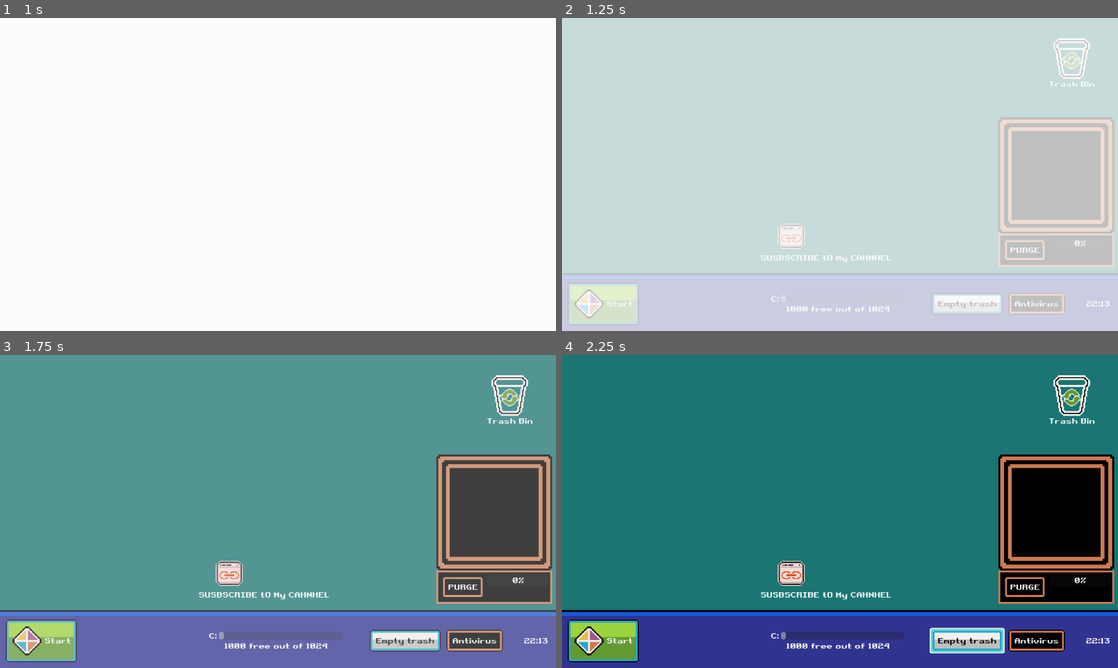
Above: before the commit, frames 1-4 (two rows, left to right).
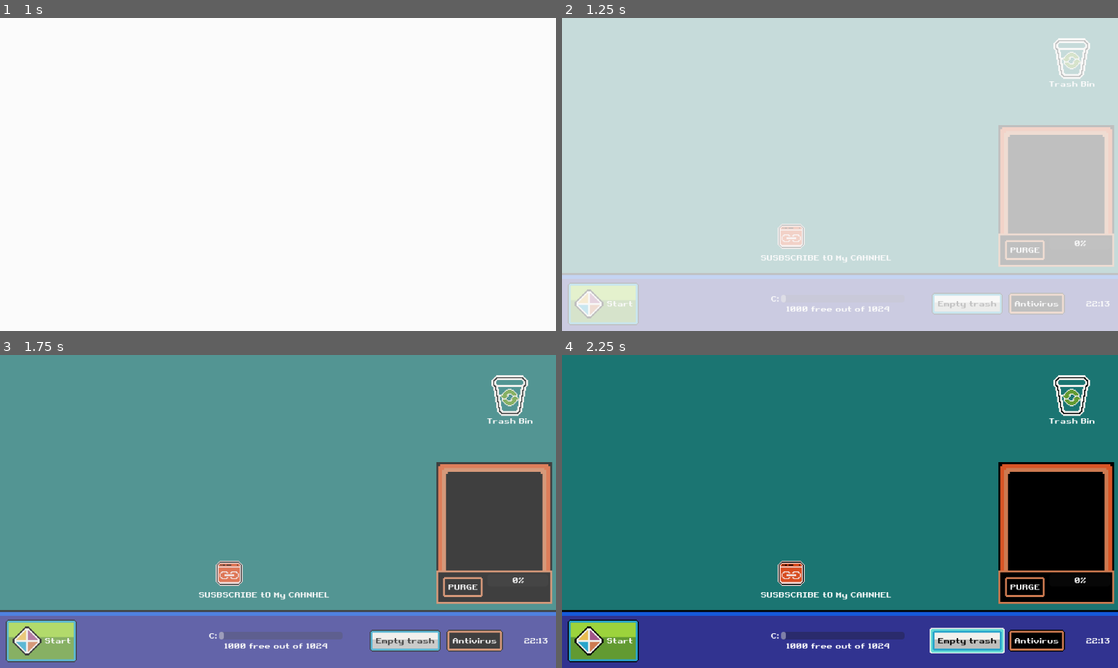
Above: after the commit, the same moments.

Repository: VileOar/ludum-dare-54
Game: Godot game, scene res://scenes/main.tscn
The game is run twice, just before and just after one commit, with the same random seed, the same clock (stepped at 60 frames per second) and the same inputs. This scene is started directly instead of the project's main scene.
Inputs:
- Up to frame 1 (1 s): click "Start" at 0.5 s
- Up to frame 2 (1.25 s): no input
- Up to frame 3 (1.75 s): click "Start" at 1.25 s
- Up to frame 4 (2.25 s): click "Empty trash" at 2 s

Frame 1 is identical in both runs. In frame 2, 2.1% of the frame differs, in the area x 39-100%, y 31-73%; in frame 3, 2.9%; in frame 4, 2.9%, in the area x 39-100%, y 31-74%.

Commit message:
refactored download file spawner

Diff:
--- a/assets/spriteframes/file_icons.tres
+++ b/assets/spriteframes/file_icons.tres
@@ -1,7 +1,19 @@
-[gd_resource type="SpriteFrames" load_steps=12 format=3 uid="uid://dbr2hhv0iya5b"]
+[gd_resource type="SpriteFrames" load_steps=15 format=3 uid="uid://dbr2hhv0iya5b"]
 
 [ext_resource type="Texture2D" uid="uid://jvf4uwwjq7gj" path="res://assets/gfx/desktop_icons/file_icons.png" id="1_xsld2"]
 [ext_resource type="Texture2D" uid="uid://cwajhyeq7c5dd" path="res://assets/gfx/desktop_icons/big_icons.png" id="2_2vluj"]
+
+[sub_resource type="AtlasTexture" id="AtlasTexture_vldyw"]
+atlas = ExtResource("1_xsld2")
+region = Rect2(0, 160, 32, 32)
+
+[sub_resource type="AtlasTexture" id="AtlasTexture_8eh7v"]
+atlas = ExtResource("1_xsld2")
+region = Rect2(0, 192, 32, 32)
+
+[sub_resource type="AtlasTexture" id="AtlasTexture_d3mjh"]
+atlas = ExtResource("1_xsld2")
+region = Rect2(0, 224, 32, 32)
 
 [sub_resource type="AtlasTexture" id="AtlasTexture_872bg"]
 atlas = ExtResource("1_xsld2")
@@ -41,6 +53,30 @@
 
 [resource]
 animations = [{
+"frames": [{
+"duration": 1.0,
+"texture": SubResource("AtlasTexture_vldyw")
+}],
+"loop": true,
+"name": &"badlink",
+"speed": 5.0
+}, {
+"frames": [{
+"duration": 1.0,
+"texture": SubResource("AtlasTexture_8eh7v")
+}],
+"loop": true,
+"name": &"code",
+"speed": 5.0
+}, {
+"frames": [{
+"duration": 1.0,
+"texture": SubResource("AtlasTexture_d3mjh")
+}],
+"loop": true,
+"name": &"download",
+"speed": 5.0
+}, {
 "frames": [{
 "duration": 1.0,
 "texture": SubResource("AtlasTexture_872bg")
--- a/assets/themes/default_theme.tres
+++ b/assets/themes/default_theme.tres
@@ -39,11 +39,10 @@
 
 [sub_resource type="StyleBoxTexture" id="StyleBoxTexture_4ibde"]
 texture = ExtResource("1_xv5vh")
-texture_margin_left = 32.0
-texture_margin_top = 32.0
-texture_margin_right = 32.0
-texture_margin_bottom = 32.0
-region_rect = Rect2(0, 384, 96, 96)
+texture_margin_left = 24.0
+texture_margin_top = 24.0
+texture_margin_right = 24.0
+region_rect = Rect2(0, 384, 96, 64)
 
 [sub_resource type="StyleBoxTexture" id="StyleBoxTexture_asdi1"]
 content_margin_left = 16.0
--- a/project.godot
+++ b/project.godot
@@ -28,6 +28,7 @@
 
 theme/custom="res://assets/themes/default_theme.tres"
 theme/custom_font="res://assets/fonts/Retro Gaming.ttf"
+theme/default_font_antialiasing=0
 
 [rendering]
 
--- a/scenes/desktop.tscn
+++ b/scenes/desktop.tscn
@@ -7,8 +7,10 @@
 [ext_resource type="PackedScene" uid="uid://b5urrjt5nnfyi" path="res://scenes/mouse_manager.tscn" id="3_vdwjr"]
 [ext_resource type="PackedScene" uid="uid://cylps5fisf5fa" path="res://scenes/windows/draggable_window.tscn" id="4_7gjup"]
 [ext_resource type="PackedScene" uid="uid://bu4xvcsll0w5n" path="res://scenes/files/error_exe_file.tscn" id="4_ux808"]
+[ext_resource type="PackedScene" uid="uid://ce37kssdhimi3" path="res://scenes/files/download_spawner_file.tscn" id="5_i7eqv"]
 [ext_resource type="PackedScene" uid="uid://bjmftrmoy8ww5" path="res://scenes/windows/download_window.tscn" id="5_q1gx7"]
 [ext_resource type="PackedScene" uid="uid://du3yx3v7snkkb" path="res://scenes/windows/recursive_window.tscn" id="6_6hjia"]
+[ext_resource type="PackedScene" uid="uid://dh0tjx8c6go3" path="res://scenes/files/recursive_spawner_file.tscn" id="6_bqlhh"]
 [ext_resource type="PackedScene" uid="uid://buvdx7ui05ov5" path="res://scenes/windows/recycling_window.tscn" id="8_heqa6"]
 [ext_resource type="PackedScene" uid="uid://cjykajyw8e0wu" path="res://scenes/ui/antivirus.tscn" id="10_lpn00"]
 
@@ -17,6 +19,8 @@
 file_scene = ExtResource("1_nnh13")
 corrupted_files_scene = ExtResource("3_rm4x6")
 error_exe_scene = ExtResource("4_ux808")
+download_file_scene = ExtResource("5_i7eqv")
+recursive_file_scene = ExtResource("6_bqlhh")
 window_scene = ExtResource("4_7gjup")
 download_window_scene = ExtResource("5_q1gx7")
 recursive_window_scene = ExtResource("6_6hjia")
--- a/scenes/files/download_exe_file.tscn
+++ /dev/null
@@ -1,11 +0,0 @@
-[gd_scene load_steps=3 format=3 uid="uid://clh4useffttdt"]
-
-[ext_resource type="PackedScene" uid="uid://bu4xvcsll0w5n" path="res://scenes/files/error_exe_file.tscn" id="1_67417"]
-[ext_resource type="Script" path="res://scripts/files/download_exe_file.gd" id="2_8ql4l"]
-
-[node name="DownloadExeFile" instance=ExtResource("1_67417")]
-script = ExtResource("2_8ql4l")
-file_size = null
-move_dir = null
-speed = null
-drag = null
--- /dev/null
+++ b/scenes/files/download_spawner_file.tscn
@@ -0,0 +1,7 @@
+[gd_scene load_steps=3 format=3 uid="uid://ce37kssdhimi3"]
+
+[ext_resource type="PackedScene" uid="uid://bu4xvcsll0w5n" path="res://scenes/files/error_exe_file.tscn" id="1_upjoa"]
+[ext_resource type="Script" path="res://scripts/files/download_spawner_file.gd" id="2_827dj"]
+
+[node name="DownloadSpawnerFile" instance=ExtResource("1_upjoa")]
+script = ExtResource("2_827dj")
--- a/scenes/files/recursion_exe_file.tscn
+++ /dev/null
@@ -1,12 +0,0 @@
-[gd_scene load_steps=3 format=3 uid="uid://gu7tjp4t04y2"]
-
-[ext_resource type="PackedScene" uid="uid://dv0gqt42k76sy" path="res://scenes/files/draggable_file.tscn" id="1_rcrsb"]
-[ext_resource type="Script" path="res://scripts/files/recursion_exe_file.gd" id="2_4ei08"]
-
-[node name="ErrorExeFile" instance=ExtResource("1_rcrsb")]
-script = ExtResource("2_4ei08")
-
-[node name="SpawnErrorTimer" type="Timer" parent="." index="5"]
-one_shot = true
-
-[connection signal="timeout" from="SpawnErrorTimer" to="." method="_on_spawn_error_timer_timeout"]
--- /dev/null
+++ b/scenes/files/recursive_spawner_file.tscn
@@ -0,0 +1,7 @@
+[gd_scene load_steps=3 format=3 uid="uid://dh0tjx8c6go3"]
+
+[ext_resource type="PackedScene" uid="uid://bu4xvcsll0w5n" path="res://scenes/files/error_exe_file.tscn" id="1_6qusr"]
+[ext_resource type="Script" path="res://scripts/files/recursive_spawner_file.gd" id="2_5khcv"]
+
+[node name="RecursiveSpawnerFile" instance=ExtResource("1_6qusr")]
+script = ExtResource("2_5khcv")
--- a/scenes/main.tscn
+++ b/scenes/main.tscn
@@ -7,8 +7,6 @@
 [ext_resource type="PackedScene" uid="uid://crlkuni2202pw" path="res://scenes/desktop.tscn" id="2_jclm6"]
 [ext_resource type="Script" path="res://scripts/audio/audio.gd" id="3_8tq8v"]
 [ext_resource type="PackedScene" uid="uid://di25hfxjvfugn" path="res://scenes/ui/toolbar.tscn" id="4_gx0xd"]
-[ext_resource type="PackedScene" uid="uid://clh4useffttdt" path="res://scenes/files/download_exe_file.tscn" id="8_104f0"]
-[ext_resource type="PackedScene" uid="uid://gu7tjp4t04y2" path="res://scenes/files/recursion_exe_file.tscn" id="10_mris8"]
 
 [sub_resource type="Animation" id="Animation_an2fa"]
 resource_name = "enter"
@@ -66,8 +64,6 @@
 script = ExtResource("2_8ua7v")
 
 [node name="Desktop" parent="." instance=ExtResource("2_jclm6")]
-download_exe_scene = ExtResource("8_104f0")
-recursive_scene = ExtResource("10_mris8")
 
 [node name="AnimationPlayer" type="AnimationPlayer" parent="."]
 libraries = {
--- a/scenes/ui/antivirus.tscn
+++ b/scenes/ui/antivirus.tscn
@@ -24,16 +24,16 @@
 anchor_right = 0.5
 anchor_bottom = 0.5
 offset_left = -120.0
-offset_top = -136.0
+offset_top = -134.0
 offset_right = 120.0
-offset_bottom = 144.0
+offset_bottom = 159.0
 grow_horizontal = 2
 grow_vertical = 2
 mouse_filter = 2
 theme_override_constants/separation = 0
 
 [node name="PanelContainer2" type="PanelContainer" parent="VBoxContainer"]
-custom_minimum_size = Vector2(240, 240)
+custom_minimum_size = Vector2(240, 224)
 layout_mode = 2
 size_flags_vertical = 3
 mouse_filter = 2
--- a/scripts/autoloads/global.gd
+++ b/scripts/autoloads/global.gd
@@ -210,31 +210,31 @@
 		{
 			"name" : "TotallyNotSpam",
 			"size" : 4,
-			"anim_name": "link"
+			"anim_name": "badlink"
 		},
 		{
 			"name" : "README",
 			"size" : 20,
-			"anim_name": "link"
+			"anim_name": "badlink"
 		},
 		{
 			"name" : "SUSBSCRIBE tO My CAHNHEL",
 			"size" : 24,
-			"anim_name": "link"
+			"anim_name": "badlink"
 		},
 	],
 	FileTypes.DOWNLOAD_EXE: [
 		{
 			"name" : "Roblux",
 			"size" : 4,
-			"anim_name": "exe"
+			"anim_name": "download"
 		},
 	],
 	FileTypes.RECURSIVE: [
 		{
-			"name" : "me.png",
+			"name" : "no_u.gmm",
 			"size" : 4,
-			"anim_name": "png"
+			"anim_name": "code"
 		},
 	]
 }
--- a/scripts/files/download_exe_file.gd
+++ /dev/null
@@ -1,9 +0,0 @@
-extends ErrorExeFile
-class_name DownloadExeFile
-
-func _on_spawn_error_timer_timeout():
-	var _rect_size = Global.bounds_rect.size
-
-	_next_position = Vector2(randf_range(-1, 1) * int(_rect_size.x), randf_range(-1, 1) * int(_rect_size.y))
-	SignalManager.new_window.emit(Global.WindowTypes.DOWNLOAD, _next_position)
-	_spawn_error_timer.start(SPAWN_ERROR_TIME / Global.current_wave)
--- /dev/null
+++ b/scripts/files/download_spawner_file.gd
@@ -0,0 +1,6 @@
+extends ErrorExeFile
+class_name DownloadSpawnerFile
+
+func on_timer_end():
+	if DownloadWindow.exist_counter <= 0:
+		SignalManager.new_window.emit(Global.WindowTypes.DOWNLOAD, Vector2.ZERO)
--- a/scripts/files/error_exe_file.gd
+++ b/scripts/files/error_exe_file.gd
@@ -2,13 +2,8 @@
 class_name ErrorExeFile
 
 const SPAWN_ERROR_TIME = 7.0
-const MESSAGE_OFFSET = 64.0
-const COLUMN_INTERVAL = 128.0
 
 @onready var _spawn_error_timer := $SpawnErrorTimer
-
-var _first_position : Vector2
-var _next_position : Vector2
 
 
 # Called when the node enters the scene tree for the first time.
@@ -17,8 +12,6 @@
 	can_recycle = false
 	can_antivirus = true
 	_spawn_error_timer.start(SPAWN_ERROR_TIME)
-	_first_position = Global.bounds_rect.position + Vector2.ONE * MESSAGE_OFFSET
-	_next_position = _first_position
 
 
 func _custom_disable_effects():
@@ -26,9 +19,10 @@
 
 
 func _on_spawn_error_timer_timeout():
-	var _rect_size = Global.bounds_rect.size
-
-	_next_position = Vector2(randf_range(-1, 1) * int(_rect_size.x), randf_range(-1, 1) * int(_rect_size.y))
-	SignalManager.new_window.emit(Global.WindowTypes.NORMAL, _next_position)
+	on_timer_end()
 
 	_spawn_error_timer.start(SPAWN_ERROR_TIME - (Global.current_wave * 0.7))
+
+
+func on_timer_end():
+	SignalManager.new_window.emit(Global.WindowTypes.NORMAL, Vector2.ZERO)
--- a/scripts/files/recursion_exe_file.gd
+++ /dev/null
@@ -1,9 +0,0 @@
-extends ErrorExeFile
-class_name RecursionExeFile
-
-func _on_spawn_error_timer_timeout():
-	var _rect_size = Global.bounds_rect.size
-
-	_next_position = Vector2(randf_range(-1, 1) * int(_rect_size.x), randf_range(-1, 1) * int(_rect_size.y))
-	SignalManager.new_window.emit(Global.WindowTypes.RECURSIVE, _next_position)
-	_spawn_error_timer.start(SPAWN_ERROR_TIME / Global.current_wave)
--- /dev/null
+++ b/scripts/files/recursive_spawner_file.gd
@@ -0,0 +1,15 @@
+extends ErrorExeFile
+class_name RecursiveSpawnerFile
+
+static var exist_counter := 0
+
+func _ready():
+	super._ready()
+	exist_counter += 1
+
+
+func _notification(what):
+	super._notification(what)
+	match what:
+		NOTIFICATION_PREDELETE:
+			exist_counter = max(exist_counter - 1, 0)
--- a/scripts/systems/desktop.gd
+++ b/scripts/systems/desktop.gd
@@ -5,8 +5,8 @@
 @export var file_scene : PackedScene
 @export var corrupted_files_scene : PackedScene
 @export var error_exe_scene : PackedScene
-@export var download_exe_scene : PackedScene
-@export var recursive_scene : PackedScene
+@export var download_file_scene : PackedScene
+@export var recursive_file_scene : PackedScene
 @export var window_scene : PackedScene
 @export var download_window_scene : PackedScene
 @export var recursive_window_scene : PackedScene
@@ -43,7 +43,6 @@
 	match window_type:
 		Global.WindowTypes.NORMAL:
 			new_window = window_scene.instantiate()
-			windows_pos = last_position
 		Global.WindowTypes.DOWNLOAD:
 			new_window = download_window_scene.instantiate()
 		Global.WindowTypes.RECURSIVE:
@@ -95,10 +94,10 @@
 			new_file = error_exe_scene.instantiate()
 			new_file.type = Global.FileTypes.ERROR_MESSAGE_EXE
 		Global.FileTypes.DOWNLOAD_EXE:
-			new_file = download_exe_scene.instantiate()
+			new_file = download_file_scene.instantiate()
 			new_file.type = Global.FileTypes.DOWNLOAD_EXE
 		Global.FileTypes.RECURSIVE:
-			new_file = recursive_scene.instantiate()
+			new_file = recursive_file_scene.instantiate()
 			new_file.type = Global.FileTypes.RECURSIVE
 
 	if new_file == null:
--- a/scripts/windows/download_window.gd
+++ b/scripts/windows/download_window.gd
@@ -1,6 +1,8 @@
 extends DraggableWindow
 class_name DownloadWindow
 
+## how many of these there are
+static var exist_counter = 0
 
 @onready var download_button : Button = $PanelContainer/VBoxContainer/MarginContainer2/VBoxContainer/Button
 @onready var progress_timer : Timer = $Timer
@@ -8,6 +10,16 @@
 
 var download_increment := 1 # value to increment progress
 var files_to_download := 10 # files that will spawn at the end of download
+
+
+func _ready():
+	exist_counter += 1
+
+
+func _notification(what):
+	match what:
+		NOTIFICATION_PREDELETE:
+			exist_counter = max(exist_counter - 1, 0)
 
 
 func _on_button_pressed():
Binary file changed: assets/aseprite/desktop_panels.aseprite
Binary file changed: assets/aseprite/file_icons.aseprite
Binary file changed: assets/gfx/desktop_icons/file_icons.png
Binary file changed: assets/gfx/panels/desktop_panels.png
Not shown: 1 places in scenes/desktop.tscn that only renumber resources
Not shown: 1 places in scenes/main.tscn that only renumber resources
